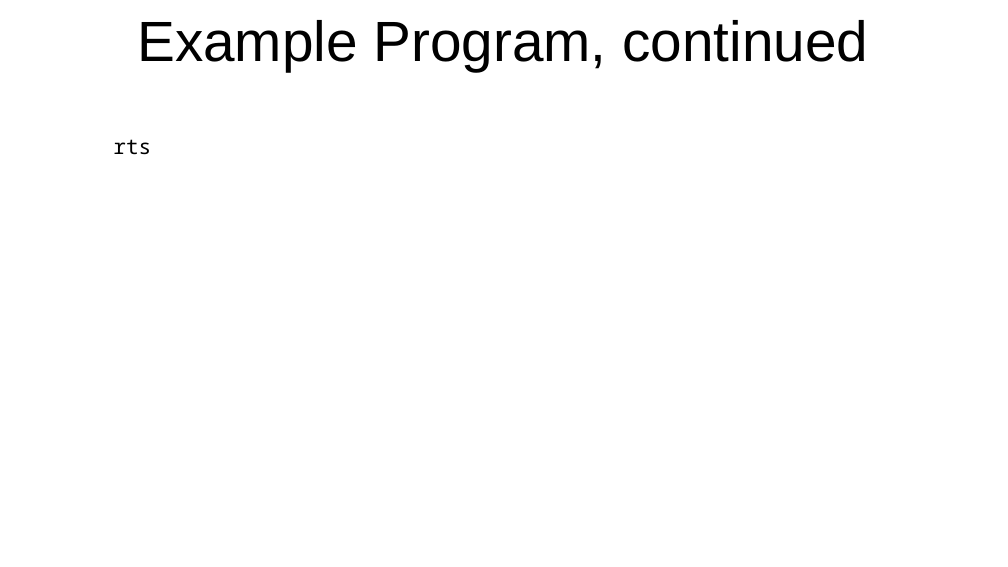
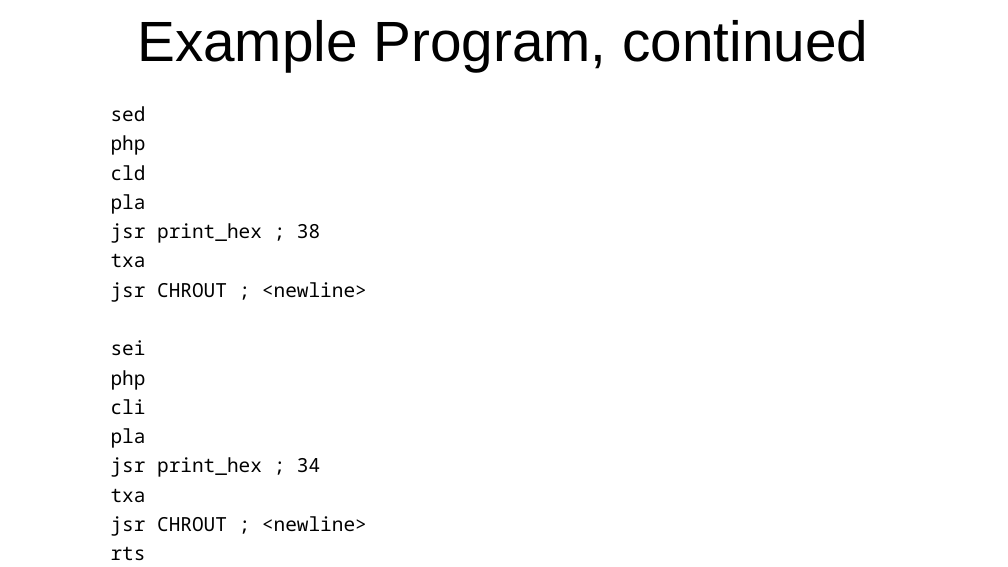
Before and after one commit to SlithyMatt/x16-assembly-tutorial, a slide deck: slide 10 of Lesson7/Lesson7.odp (slide 7 before the commit). Drawn at 1008x567 pixels with LibreOffice and Linux fonts; fonts in the diff are those of the drawing. Boxes give left, top, right and bottom in pixels: in the first picture for what was removed or moved away, otherwise in the second. Text is boxed around its words. In the diff, an @@ line names an element or a change of style, - is before the commit and + after.

Commit message:
example program working

```diff
--- a/Lesson7/Lesson7.odp
+++ b/Lesson7/Lesson7.odp
@@ text "sed" at (111,106,367,536): size 20 to 18.5 pt in "rts" @@
@@ text at (111,106,367,536): paragraphs added @@
+sed
+php
+cld
+pla
+jsr print_hex ; 38
+txa
+jsr CHROUT ; <newline>
+sei
+php
+cli
+pla
+jsr print_hex ; 34
+txa
+jsr CHROUT ; <newline>
```
Also in this commit, not shown: 1 other slide changed, 3 slides added, 2 other files.
